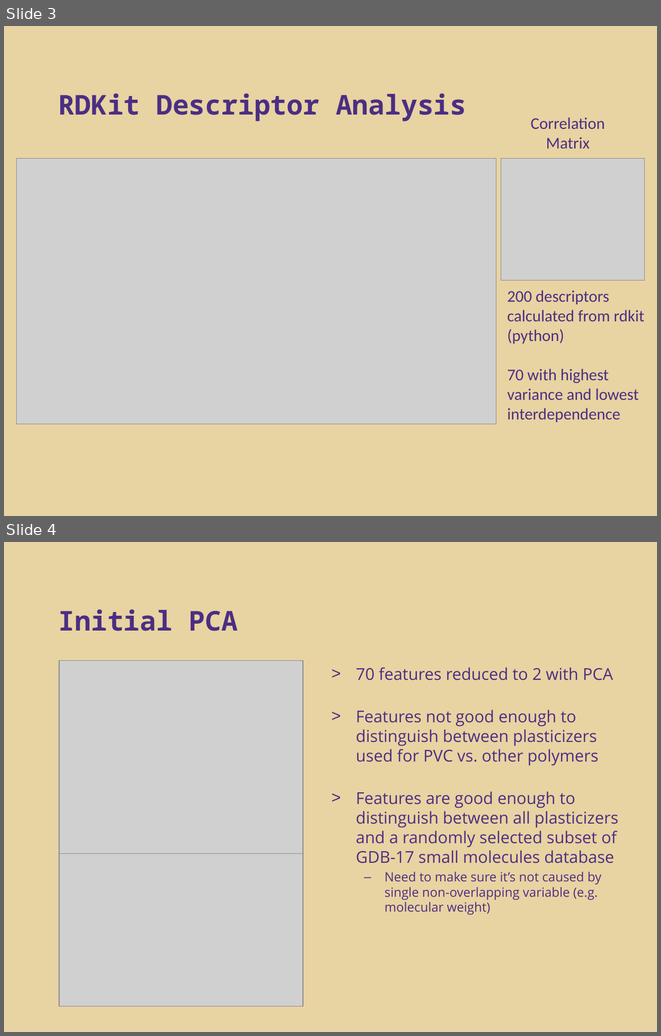
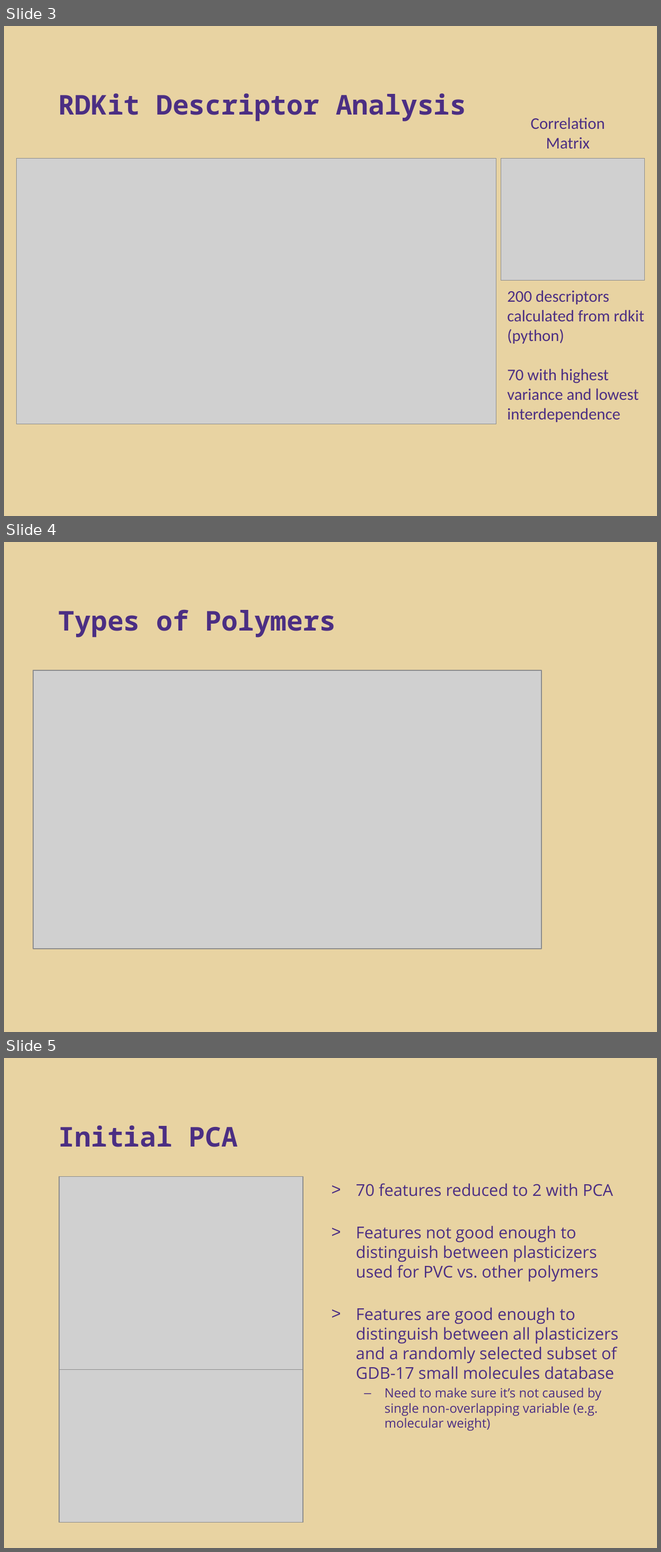
Before and after one commit to schaber/direct_capstone, a slide deck: docs/cargill_updates_200430.pptx. Shown one above the other, each under a label of ours: slides 3 and 4 before the commit, slides 3, 4 and 5 after it. The pictures are 661x1036 and 661x1552 pixels, drawn with LibreOffice and Linux fonts; fonts in the diff are those of the drawing; grey boxes stand for pictures; background and template pictures are left out. Boxes give left, top, right and bottom in pixels: in the first picture for what was removed or moved away, otherwise in the second. Text is boxed around its words. In the diff, an @@ line names an element or a change of style, - is before the commit and + after.

```diff
--- a/docs/cargill_updates_200430.pptx
+++ b/docs/cargill_updates_200430.pptx
@@ slide 4 added at bbox=[4, 542, 657, 1032], background #E8D3A2 @@
@@ title added at bbox=[59, 609, 336, 637], 30 pt, text #4B2E83, bold @@
+Types of Polymers
@@ picture added at bbox=[33, 670, 541, 948] @@
@@ what was slide 4 is now slide 5 @@
```
Also in this commit, not shown: 1 other file.
